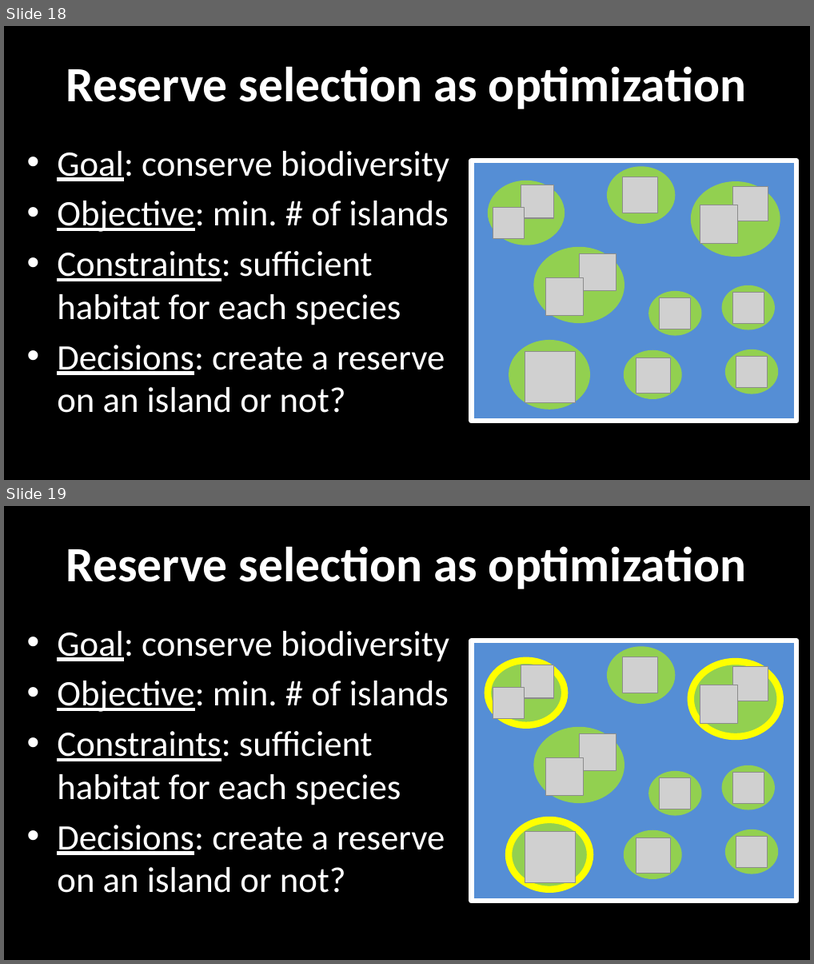
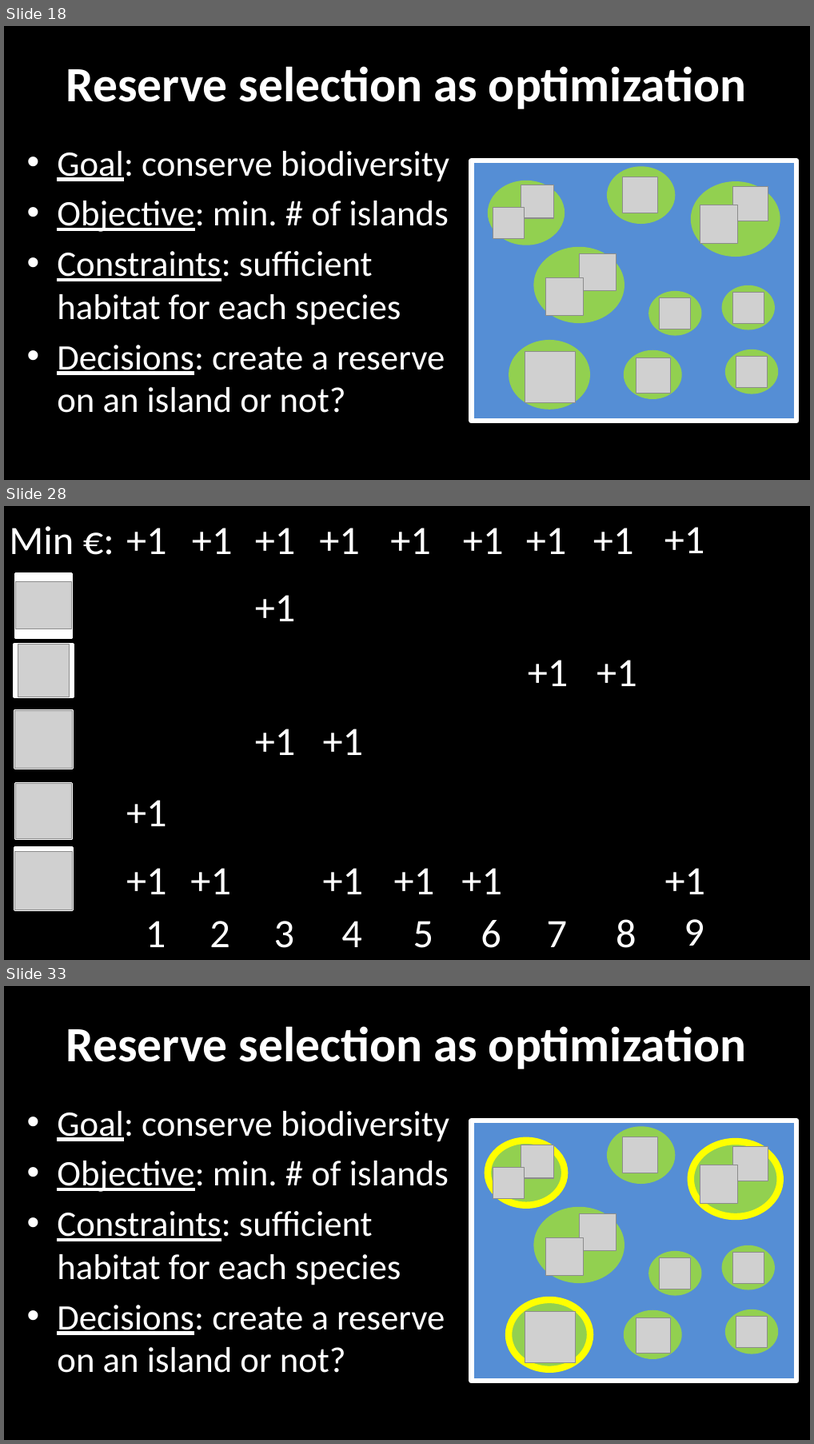
Before and after one commit to prioritizr/massey-workshop, a slide deck: slides_day-1.pptx. Shown one above the other, each under a label of ours: slides 18 and 19 before the commit, slides 18, 28 and 33 after it; the slides between them are not shown. The pictures are 814x964 and 814x1444 pixels, drawn with LibreOffice and Linux fonts; fonts in the diff are those of the drawing; grey boxes stand for pictures. Boxes give left, top, right and bottom in pixels: in the first picture for what was removed or moved away, otherwise in the second. Text is boxed around its words. In the diff, an @@ line names an element or a change of style, - is before the commit and + after.

```diff
--- a/slides_day-1.pptx
+++ b/slides_day-1.pptx
@@ slide 28 added at (4, 506, 810, 960), background #000000 @@
@@ text added at (9, 526, 74, 554), 36 pt, text #FFFFFF @@
+Min €:
@@ text added at (126, 528, 167, 554), 36 pt, text #FFFFFF @@
++1
@@ text added at (192, 528, 233, 554), 36 pt, text #FFFFFF @@
++1
@@ text added at (255, 528, 296, 554), 36 pt, text #FFFFFF @@
++1
@@ text added at (319, 528, 360, 554), 36 pt, text #FFFFFF @@
++1
@@ text added at (390, 528, 431, 554), 36 pt, text #FFFFFF @@
++1
@@ text added at (463, 528, 504, 554), 36 pt, text #FFFFFF @@
++1
@@ text added at (526, 528, 567, 554), 36 pt, text #FFFFFF @@
++1
@@ text added at (594, 528, 634, 554), 36 pt, text #FFFFFF @@
++1
@@ text added at (665, 527, 706, 553), 36 pt, text #FFFFFF @@
++1
@@ rectangle added at (15, 574, 72, 638), fill #FFFFFF, outline #FFFFFF 2 pt @@
@@ picture added at (15, 581, 72, 628) @@
@@ text added at (255, 595, 296, 621), 36 pt, text #FFFFFF @@
++1
@@ rectangle added at (14, 644, 74, 696), fill #FFFFFF, outline #FFFFFF 2 pt @@
@@ picture added at (18, 644, 70, 696) @@
@@ text added at (528, 660, 569, 686), 36 pt, text #FFFFFF @@
++1
@@ text added at (597, 660, 638, 686), 36 pt, text #FFFFFF @@
++1
@@ rectangle added at (14, 710, 73, 768), fill #FFFFFF, outline #FFFFFF 2 pt @@
@@ picture added at (14, 710, 73, 768) @@
@@ text added at (255, 728, 296, 755), 36 pt, text #FFFFFF @@
++1
@@ text added at (323, 728, 364, 755), 36 pt, text #FFFFFF @@
++1
@@ rectangle added at (16, 783, 72, 838), fill #FFFFFF, outline #FFFFFF 2 pt @@
@@ picture added at (16, 783, 72, 838) @@
@@ text added at (126, 800, 167, 826), 36 pt, text #FFFFFF @@
++1
@@ rectangle added at (14, 847, 73, 909), fill #FFFFFF, outline #FFFFFF 2 pt @@
@@ picture added at (14, 851, 73, 909) @@
@@ text added at (126, 868, 167, 894), 36 pt, text #FFFFFF @@
++1
@@ text added at (190, 868, 231, 894), 36 pt, text #FFFFFF @@
++1
@@ text added at (323, 868, 364, 894), 36 pt, text #FFFFFF @@
++1
@@ text added at (394, 868, 435, 894), 36 pt, text #FFFFFF @@
++1
@@ text added at (462, 868, 502, 894), 36 pt, text #FFFFFF @@
++1
@@ text added at (666, 868, 706, 894), 36 pt, text #FFFFFF @@
++1
@@ group added at (146, 919, 705, 948): 9 texts @@
+1
+2
+3
+4
+5
+6
+7
+8
+9
@@ what was slide 19 is now slide 33 @@
```
Also in this commit, not shown: 13 other slides added.
